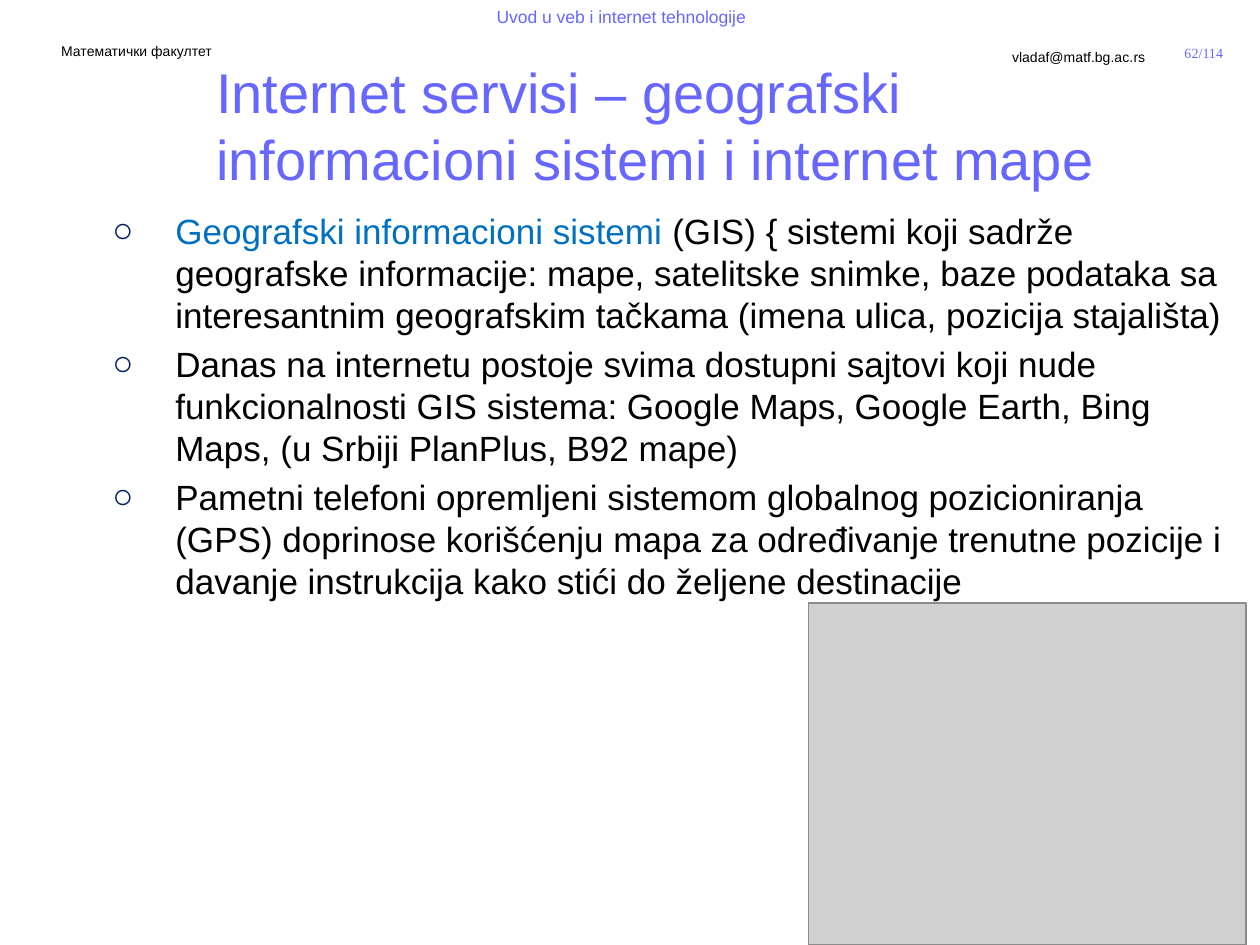
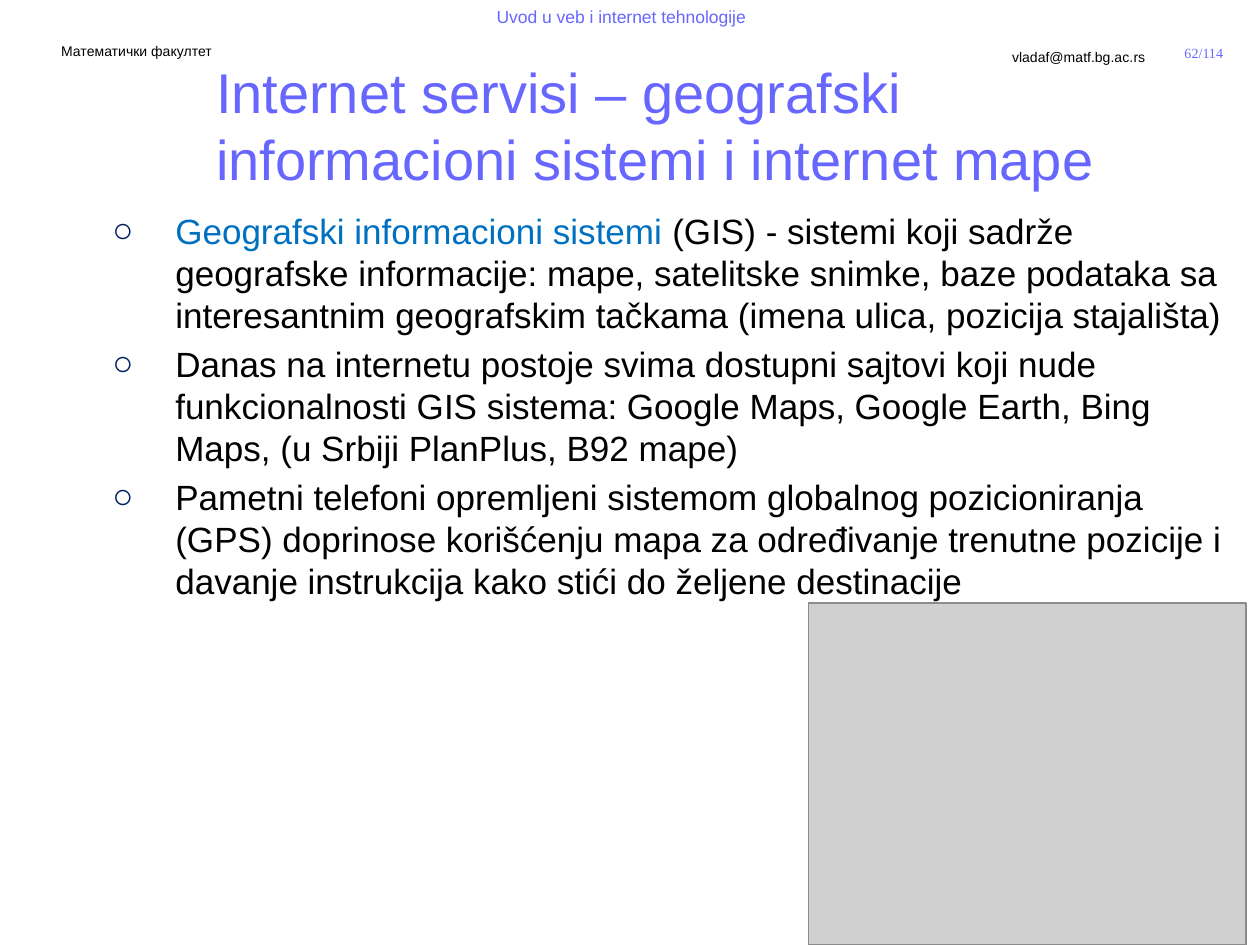
Before and after one commit to MatfUVIT/info, a slide deck: slide 62 of predavanja/prezentacije/UVIT01-02-Uvod u Internet.pptx. Drawn at 1260x945 pixels with LibreOffice and Linux fonts; fonts in the diff are those of the drawing; grey boxes stand for pictures; background and template pictures are left out. Boxes give left, top, right and bottom in pixels: in the first picture for what was removed or moved away, otherwise in the second. Text is boxed around its words. In the diff, an @@ line names an element or a change of style, - is before the commit and + after.

```diff
--- a/predavanja/prezentacije/UVIT01-02-Uvod u Internet.pptx
+++ b/predavanja/prezentacije/UVIT01-02-Uvod u Internet.pptx
@@ text at (175,218,1221,335): text changed @@
-  ○ Geografski informacioni sistemi (GIS) { sistemi koji sadrže geografske informacije: mape, satelitske snimke, baze podataka sa interesantnim geografskim tačkama (imena ulica, pozicija stajališta)
+  ○ Geografski informacioni sistemi (GIS) - sistemi koji sadrže geografske informacije: mape, satelitske snimke, baze podataka sa interesantnim geografskim tačkama (imena ulica, pozicija stajališta)
```
Also in this commit, not shown: 3 other slides changed, 2 other files.
